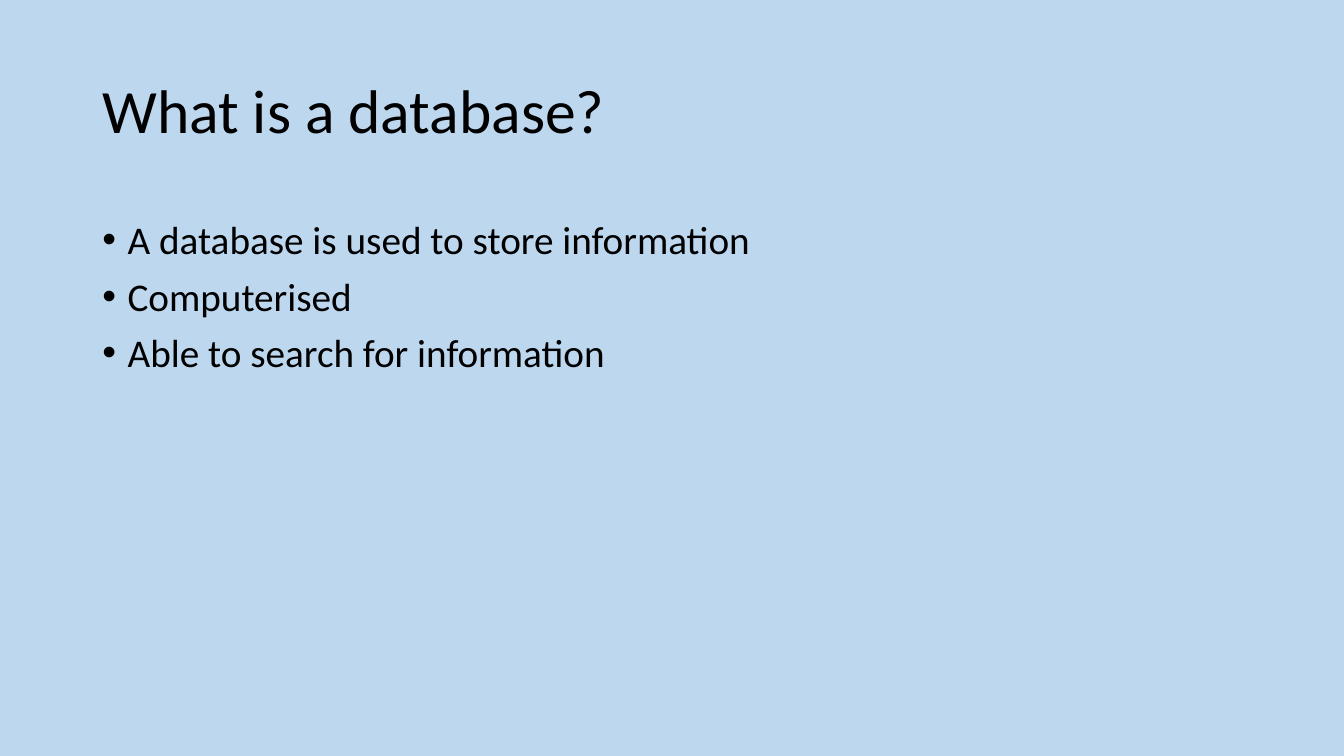
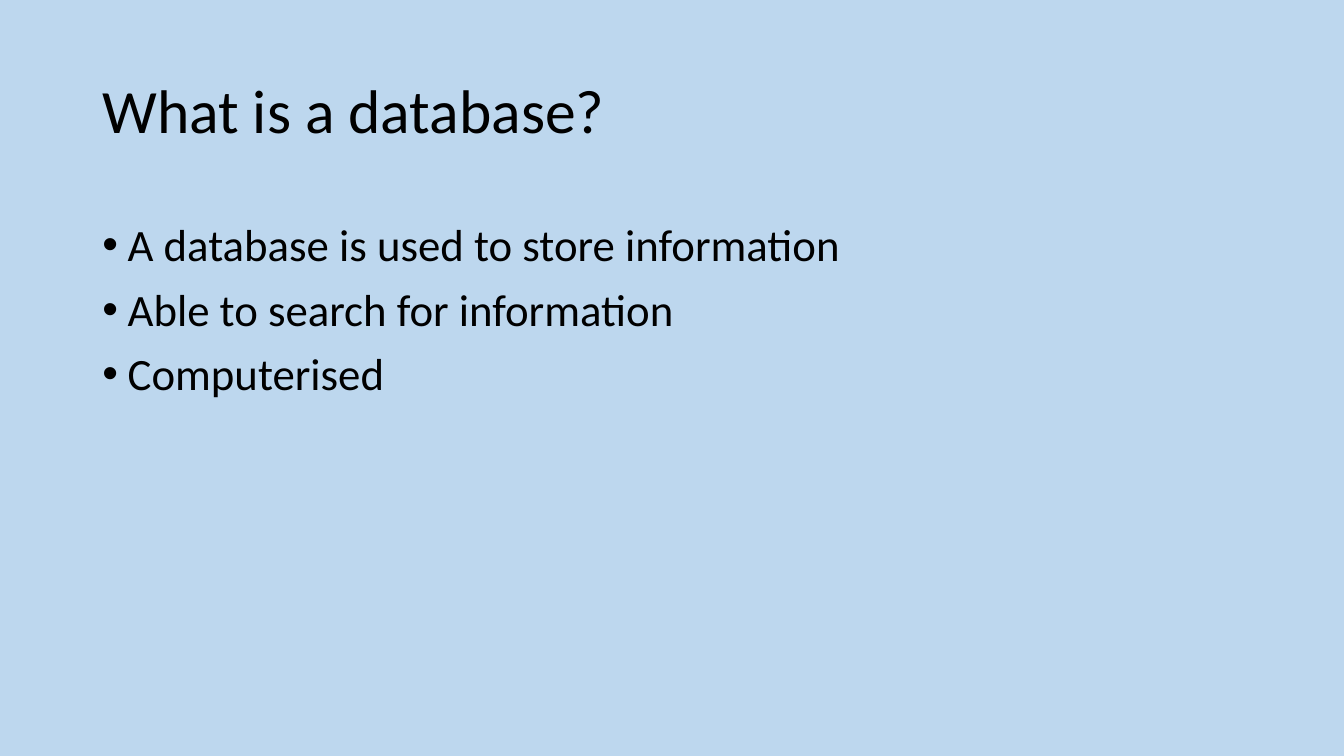
Before and after one commit to MrFriendCS/MrFriendCS.github.io, a slide deck: slide 3 of n5-cs/ddd/N5 CS DDD Slides.pptx. Drawn at 1344x756 pixels with LibreOffice and Linux fonts; fonts in the diff are those of the drawing. Boxes give left, top, right and bottom in pixels: in the first picture for what was removed or moved away, otherwise in the second. Text is boxed around its words. In the diff, an @@ line names an element or a change of style, - is before the commit and + after.

```diff
--- a/n5-cs/ddd/N5 CS DDD Slides.pptx
+++ b/n5-cs/ddd/N5 CS DDD Slides.pptx
@@ text at (x1=128, y1=230, x2=839, y2=398): size 28 to 32 pt in "A database is used to store information", "Computerised" @@
@@ text at (x1=128, y1=295, x2=673, y2=327): paragraph added @@
+• Able to search for information
@@ text at (x1=128, y1=339, x2=604, y2=368): paragraph removed @@
-• Able to search for information
```
Also in this commit, not shown: 21 other slides changed, 1 other file.
